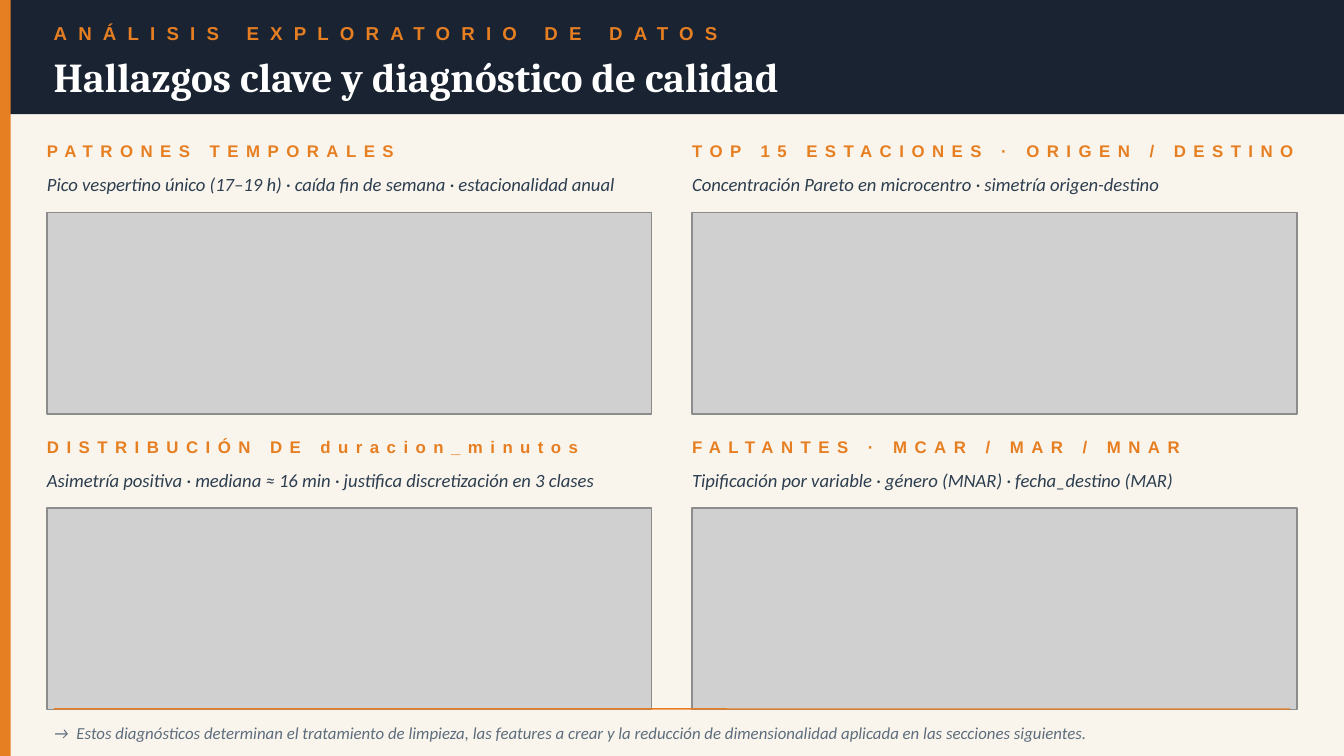
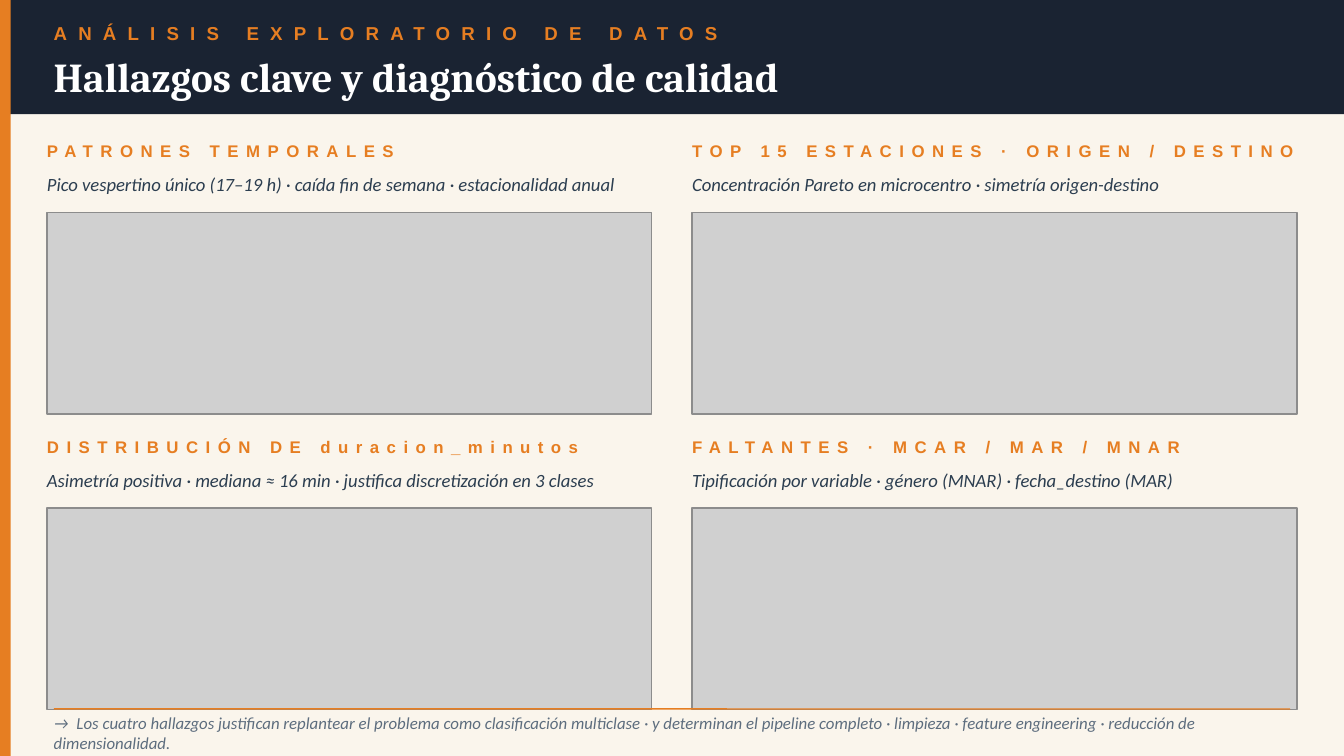
Before and after one commit to cimberlina/grupo7-eda-ecobici, a slide deck: slide 2 of presentacion/Presentacion_Grupo7_Final.pptx. Drawn at 1344x756 pixels with LibreOffice and Linux fonts; fonts in the diff are those of the drawing; grey boxes stand for pictures. Boxes give left, top, right and bottom in pixels: in the first picture for what was removed or moved away, otherwise in the second. Text is boxed around its words. In the diff, an @@ line names an element or a change of style, - is before the commit and + after.

Commit message:
Pulido final: mapa estático + footer tesis en slide 2

```diff
--- a/presentacion/Presentacion_Grupo7_Final.pptx
+++ b/presentacion/Presentacion_Grupo7_Final.pptx
@@ text at (x1=54, y1=717, x2=1195, y2=749): text changed @@
-→ Estos diagnósticos determinan el tratamiento de limpieza, las features a crear y la reducción de dimensionalidad aplicada en las secciones siguientes.
+→ Los cuatro hallazgos justifican replantear el problema como clasificación multiclase · y determinan el pipeline completo · limpieza · feature engineering · reducción de dimensionalidad.
```
Also in this commit, not shown: 2 other files.
